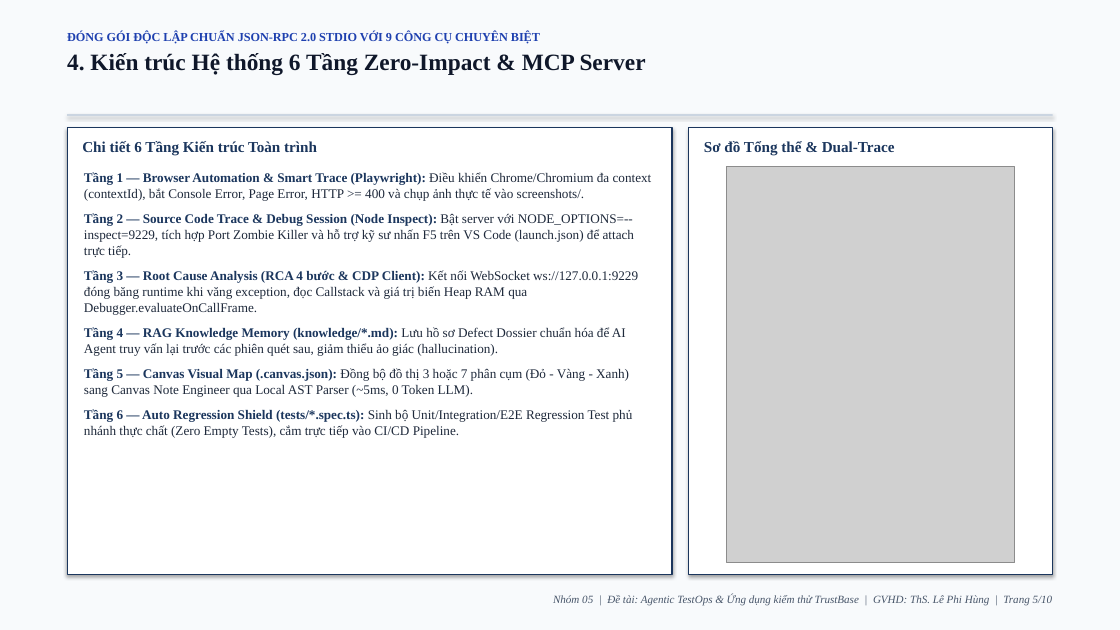
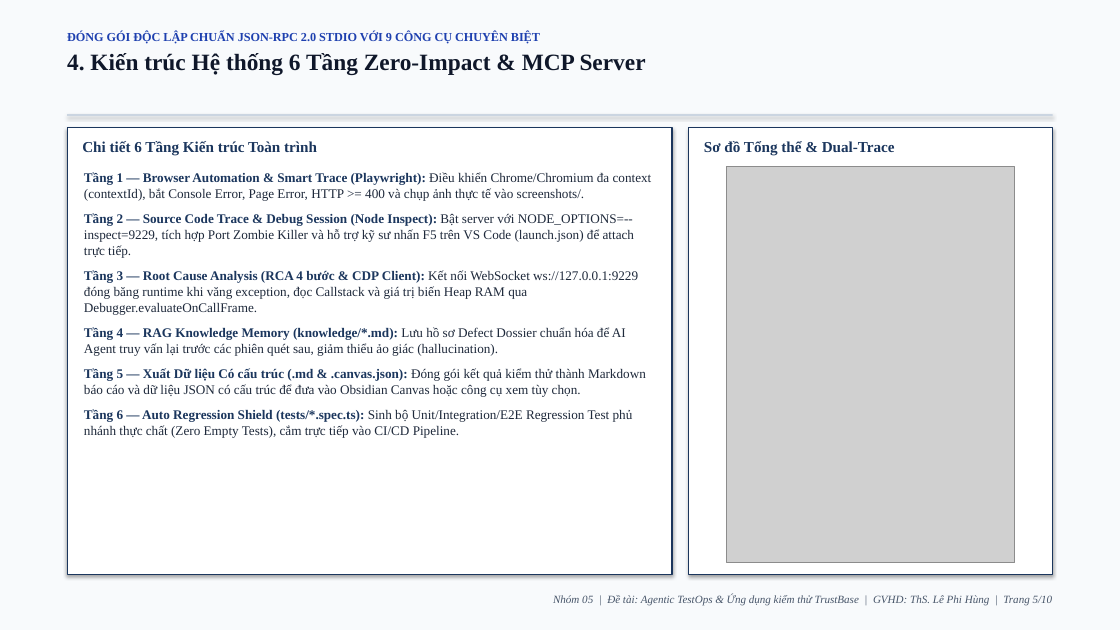
Before and after one commit to justpassingByte/agentic-test-ops, a slide deck: slide 5 of Nhom05_AgenticTestOps_ThuyetTrinh.pptx. Drawn at 1120x630 pixels with LibreOffice and Linux fonts; fonts in the diff are those of the drawing; grey boxes stand for pictures. Boxes give left, top, right and bottom in pixels: in the first picture for what was removed or moved away, otherwise in the second. Text is boxed around its words. In the diff, an @@ line names an element or a change of style, - is before the commit and + after.

```diff
--- a/Nhom05_AgenticTestOps_ThuyetTrinh.pptx
+++ b/Nhom05_AgenticTestOps_ThuyetTrinh.pptx
@@ text at bbox=[84, 368, 646, 397]: text changed @@
-Tầng 5 — Canvas Visual Map (.canvas.json): Đồng bộ đồ thị 3 hoặc 7 phân cụm (Đỏ - Vàng - Xanh) sang Canvas Note Engineer qua Local AST Parser (~5ms, 0 Token LLM).
+Tầng 5 — Xuất Dữ liệu Có cấu trúc (.md & .canvas.json): Đóng gói kết quả kiểm thử thành Markdown báo cáo và dữ liệu JSON có cấu trúc để đưa vào Obsidian Canvas hoặc công cụ xem tùy chọn.
```
Also in this commit, not shown: 6 other slides changed, 8 other files.
